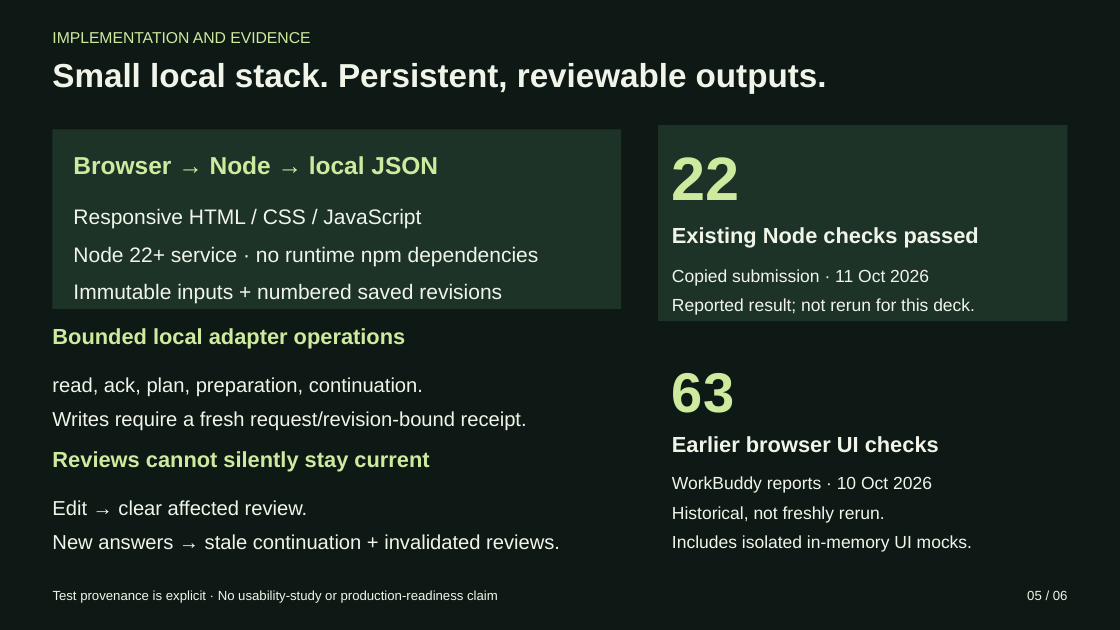
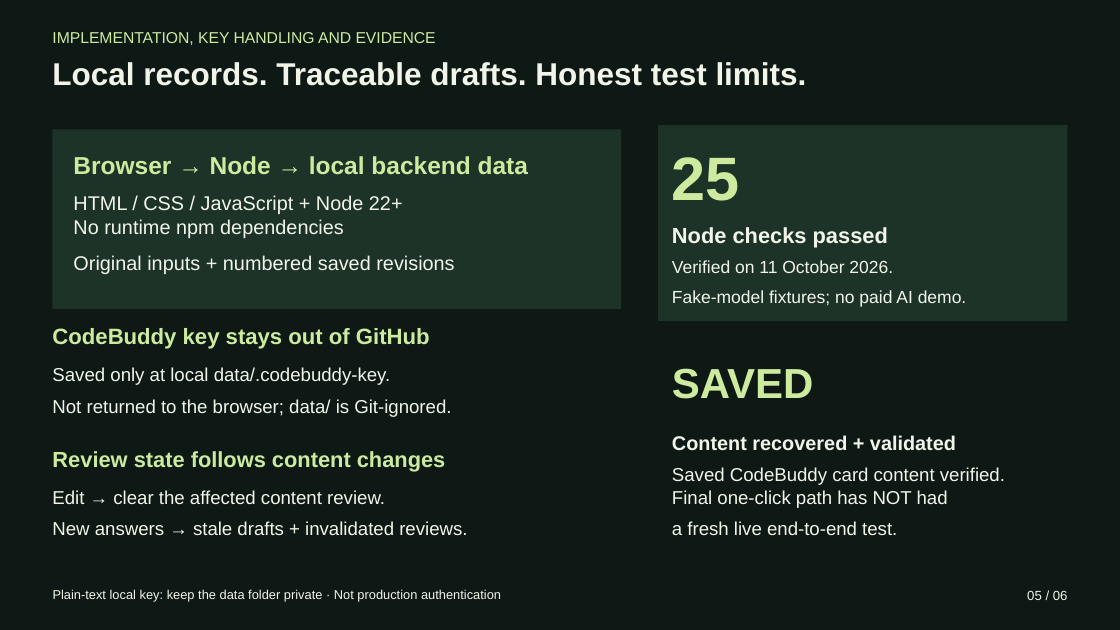
Before and after one commit to ryuhanbin/sponsorbridge-hackathon, a slide deck: slide 5 of slides/SponsorBridge-pitch.pptx. Drawn at 1120x630 pixels with LibreOffice and Linux fonts; fonts in the diff are those of the drawing. Boxes give left, top, right and bottom in pixels: in the first picture for what was removed or moved away, otherwise in the second. Text is boxed around its words. In the diff, an @@ line names an element or a change of style, - is before the commit and + after.

```diff
--- a/slides/SponsorBridge-pitch.pptx
+++ b/slides/SponsorBridge-pitch.pptx
@@ text at bbox=[52, 32, 436, 45]: text changed @@
-IMPLEMENTATION AND EVIDENCE
+IMPLEMENTATION, KEY HANDLING AND EVIDENCE
@@ text at bbox=[52, 62, 807, 86]: text changed; size 28.5 to 27 pt @@
-Small local stack. Persistent, reviewable outputs.
+Local records. Traceable drafts. Honest test limits.
@@ text at bbox=[73, 156, 528, 175]: text changed @@
-Browser → Node → local JSON
+Browser → Node → local backend data
@@ text at bbox=[672, 157, 740, 201]: text changed @@
-22
+25
@@ text at bbox=[73, 195, 454, 274]: text changed; size 18 to 17 pt @@
-Responsive HTML / CSS / JavaScript
-Node 22+ service · no runtime npm dependencies
-Immutable inputs + numbered saved revisions
+HTML / CSS / JavaScript + Node 22+
+No runtime npm dependencies
+Original inputs + numbered saved revisions
@@ text at bbox=[672, 227, 888, 247]: text changed @@
-Existing Node checks passed
+Node checks passed
@@ text at bbox=[672, 260, 967, 307]: text changed @@
-Copied submission · 11 Oct 2026
-Reported result; not rerun for this deck.
+Verified on 11 October 2026.
+Fake-model fixtures; no paid AI demo.
@@ text at bbox=[52, 328, 430, 349]: text changed; size 18.8 to 19 pt @@
-Bounded local adapter operations
+CodeBuddy key stays out of GitHub
@@ text at bbox=[52, 367, 451, 417]: text changed; size 17.2 to 16 pt @@
-read, ack, plan, preparation, continuation.
-Writes require a fresh request/revision-bound receipt.
+Saved only at local data/.codebuddy-key.
+Not returned to the browser; data/ is Git-ignored.
@@ text at bbox=[672, 368, 813, 399]: text changed; size 48 to 36 pt @@
-63
+SAVED
@@ text at bbox=[672, 435, 956, 450]: text changed; size 18.8 to 17 pt @@
-Earlier browser UI checks
+Content recovered + validated
@@ text at bbox=[52, 451, 446, 471]: text changed @@
-Reviews cannot silently stay current
+Review state follows content changes
@@ text at bbox=[672, 467, 1005, 535]: text changed; size 15 to 16 pt @@
-WorkBuddy reports · 10 Oct 2026
-Historical, not freshly rerun.
-Includes isolated in-memory UI mocks.
+Saved CodeBuddy card content verified.
+Final one-click path has NOT had
+a fresh live end-to-end test.
@@ text at bbox=[52, 490, 467, 535]: text changed; size 17.2 to 16 pt @@
-Edit → clear affected review.
-New answers → stale continuation + invalidated reviews.
+Edit → clear the affected content review.
+New answers → stale drafts + invalidated reviews.
@@ text removed at bbox=[53, 590, 498, 603] @@
-Test provenance is explicit · No usability-study or production-readiness claim
@@ text added at bbox=[53, 589, 501, 602], 11 pt, text #F1F5E9 @@
+Plain-text local key: keep the data folder private · Not production authentication
```
Also in this commit, not shown: 3 other slides changed, 2 slides added, 2 slides removed.
